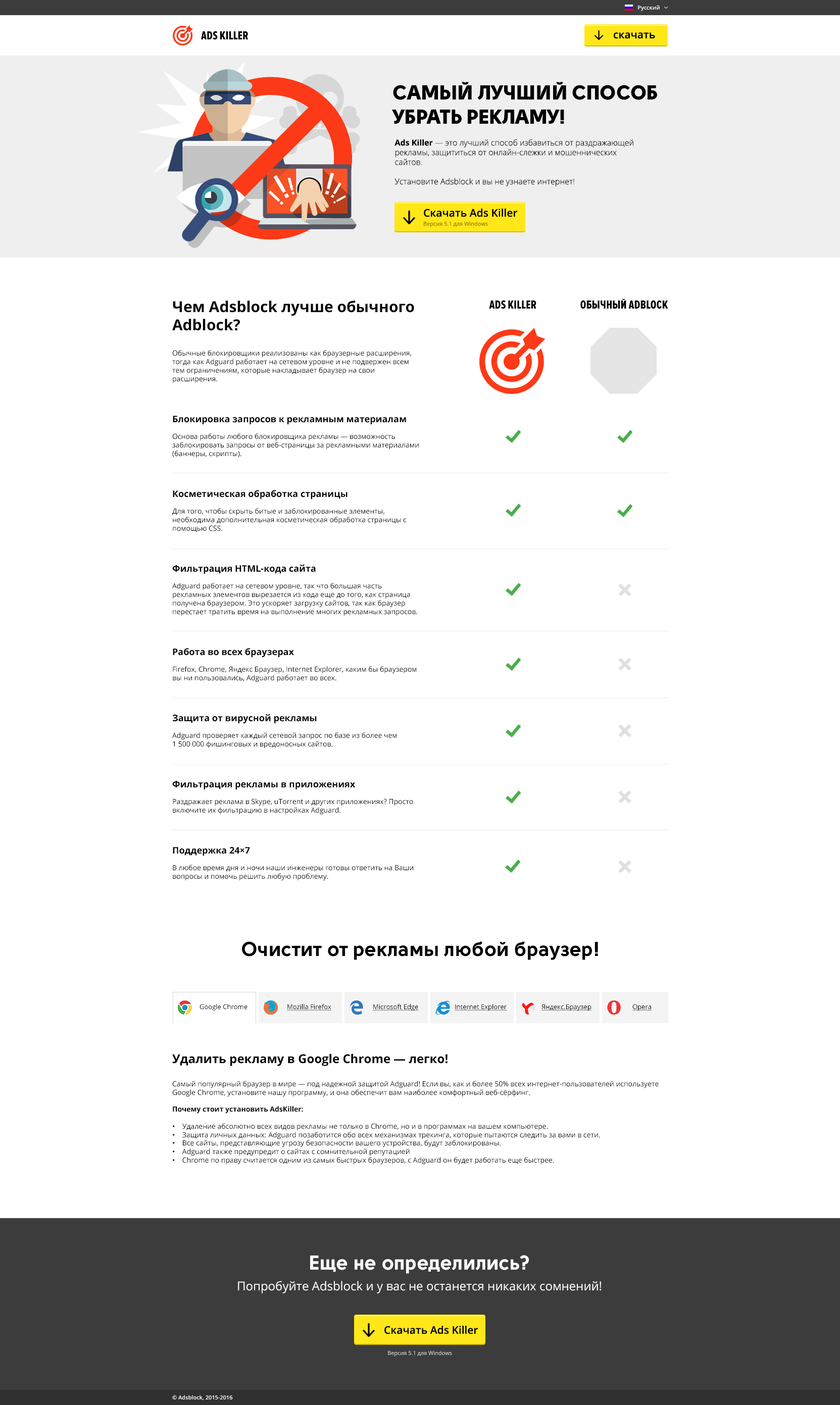
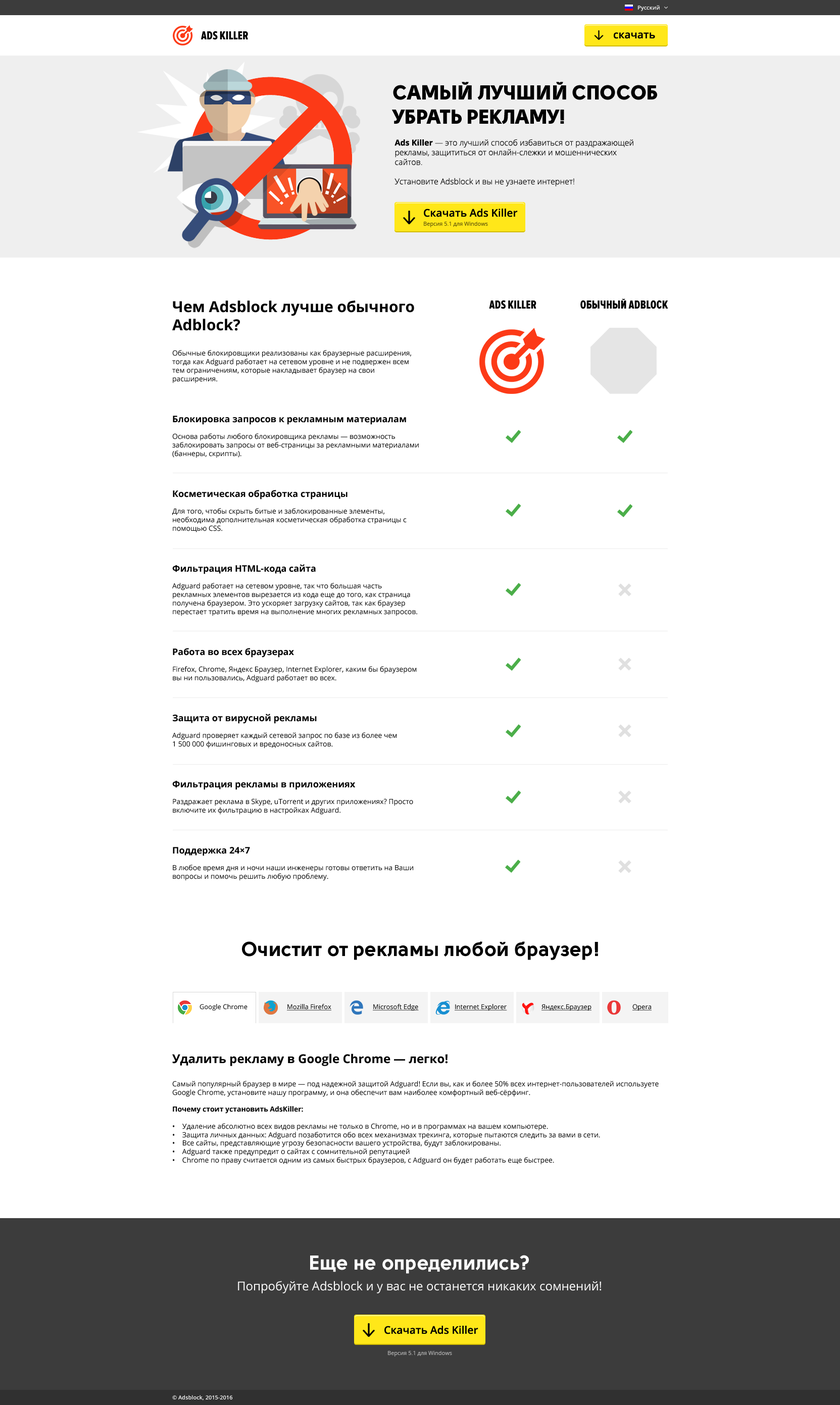
Layered file, before and after one edit (840 × 1405). Changes by layer:
pixels changed over [172, 5, 669, 1401] (layer not identified)
